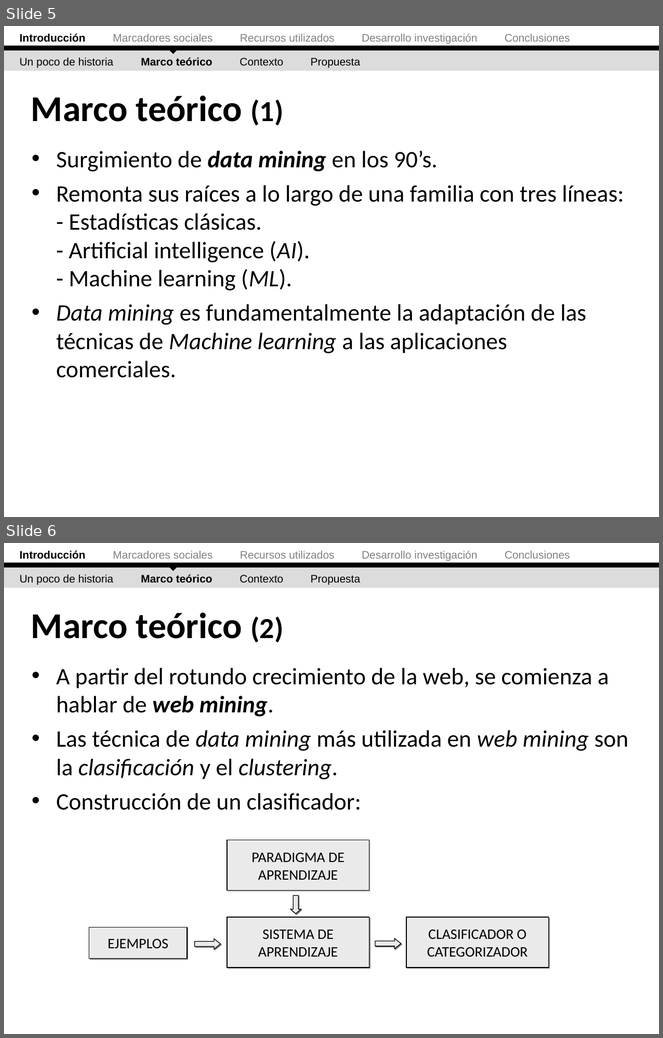
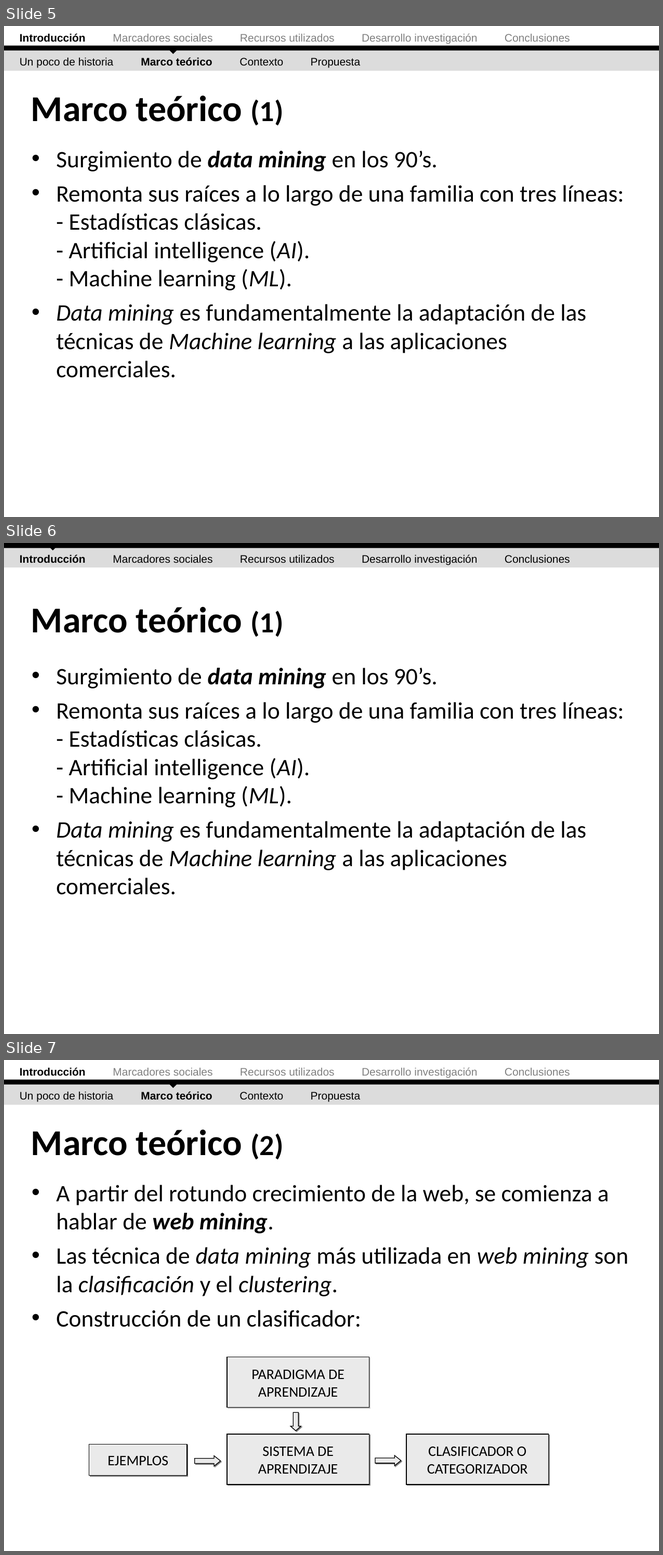
Before and after one commit to ak907kenai/nicotournetesis, a slide deck: docs_trunk/Presentación/Nicolás Tourné - Presentación Tesis (v2.2).ppt. Shown one above the other, each under a label of ours: slides 5 and 6 before the commit, slides 5, 6 and 7 after it. The pictures are 663x1038 and 663x1555 pixels, drawn with LibreOffice and Linux fonts; fonts in the diff are those of the drawing. Boxes give left, top, right and bottom in pixels: in the first picture for what was removed or moved away, otherwise in the second. Text is boxed around its words. In the diff, an @@ line names an element or a change of style, - is before the commit and + after.

```diff
--- a/docs_trunk/Presentación/Nicolás Tourné - Presentación Tesis (v2.2).ppt
+++ b/docs_trunk/Presentación/Nicolás Tourné - Presentación Tesis (v2.2).ppt
@@ slide 6 added at (4,543,659,1034), background #FFFFFF @@
@@ rectangle added at (4,547,659,568), fill #DCDCDC @@
@@ rectangle added at (4,543,659,548), fill #000000 @@
@@ text added at (20,554,570,565), 12 pt, text #000000 @@
+Introducción Marcadores sociales Recursos utilizados Desarrollo investigación Conclusiones
@@ flow chart merge added at (48,545,59,550), fill #000000, outline #000000 2.01 pt @@
@@ title added at (31,607,283,637), 40 pt, text #000000, bold @@
+Marco teórico (1)
@@ text added at (56,668,624,895), 26 pt, text #000000 @@
+• Surgimiento de data mining en los 90’s.
+• Remonta sus raíces a lo largo de una familia con tres líneas:
+  - Estadísticas clásicas.
+  - Artificial intelligence (AI).
+  - Machine learning (ML).
+• Data mining es fundamentalmente la adaptación de las técnicas de Machine learning a las aplicaciones comerciales.
@@ what was slide 6 is now slide 7 @@
```
Also in this commit, not shown: 3 slides changed, 1 other slide added.
